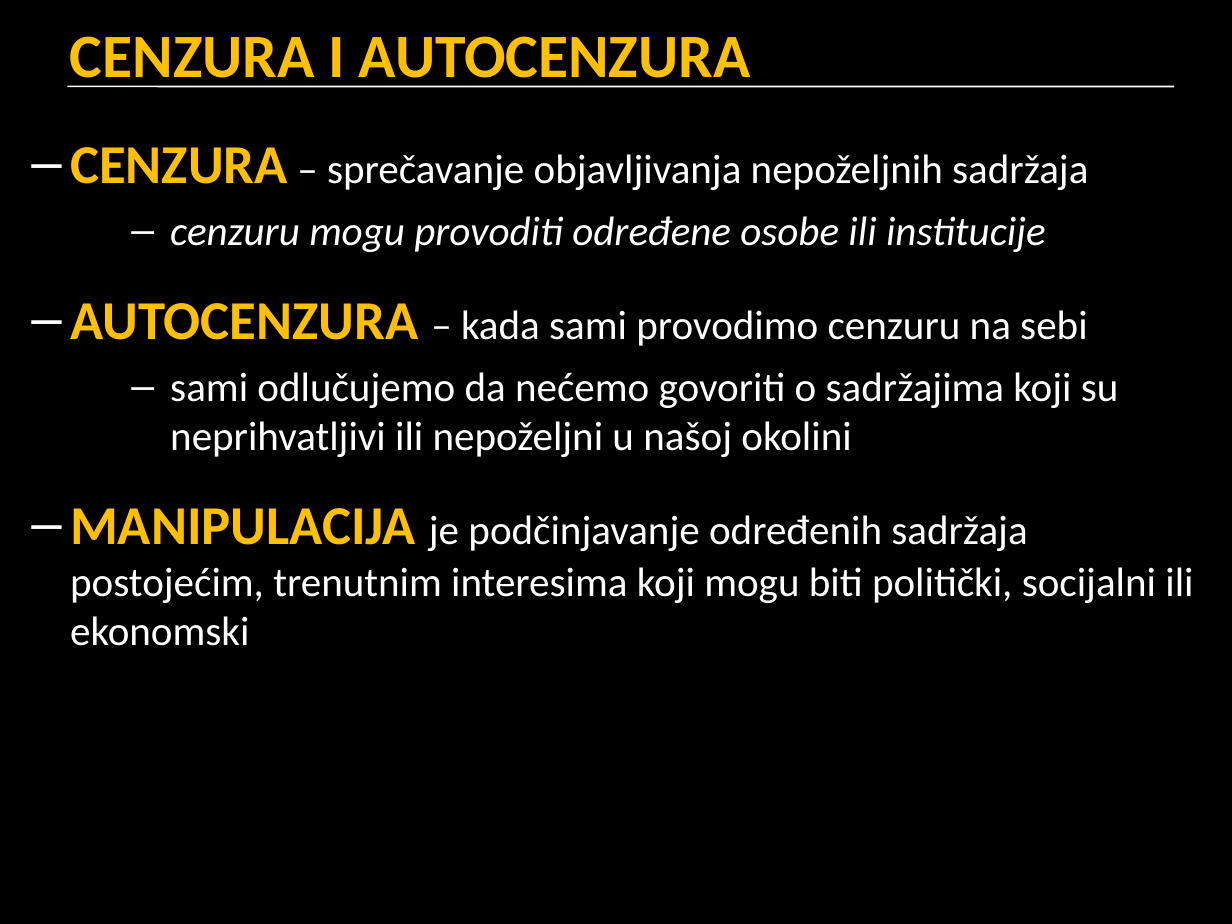
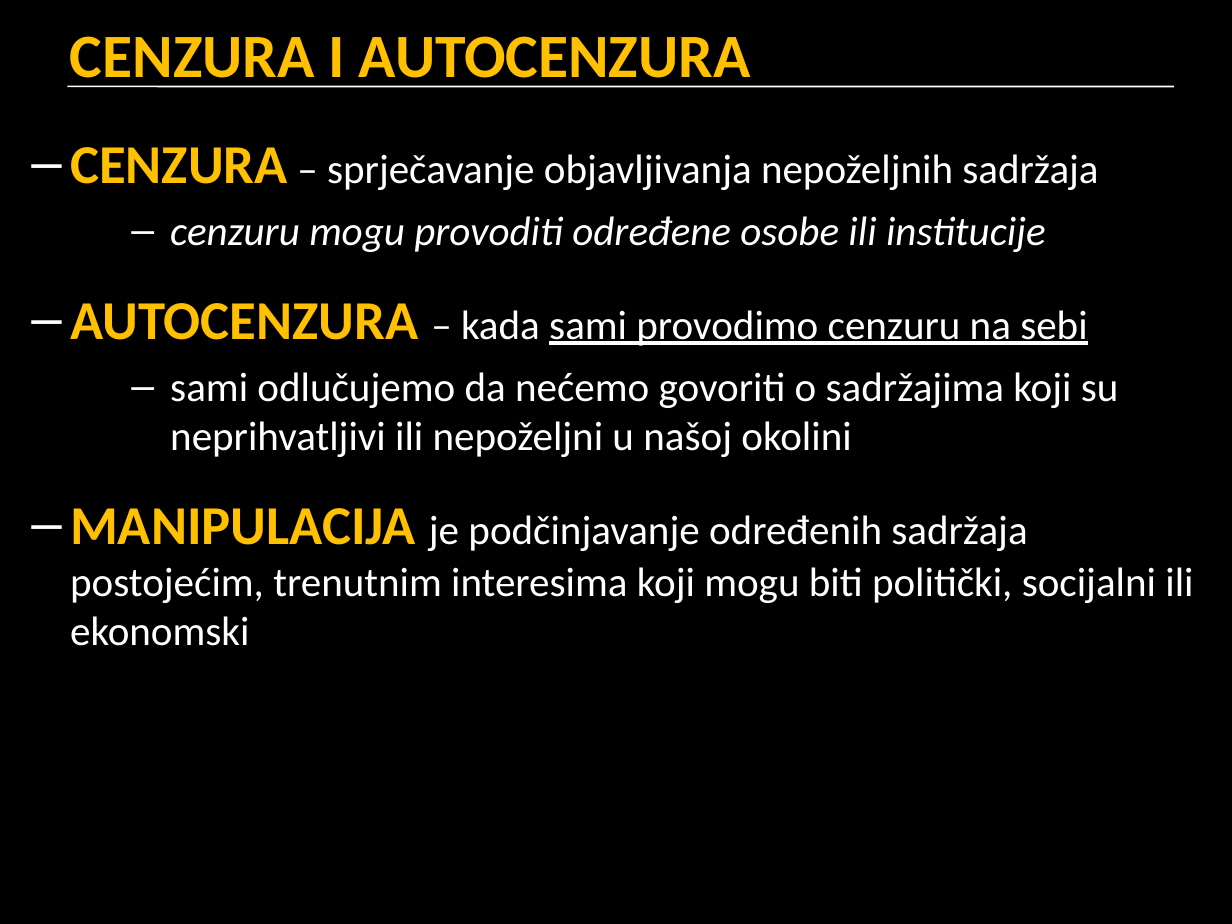
Before and after one commit to cornx/print, a slide deck: slide 34 of data/prezentacije/politika/001_UG_pojam_politike.pptx. Drawn at 1232x924 pixels with LibreOffice and Linux fonts; fonts in the diff are those of the drawing. Boxes give left, top, right and bottom in pixels: in the first picture for what was removed or moved away, otherwise in the second. Text is boxed around its words. In the diff, an @@ line names an element or a change of style, - is before the commit and + after.

```diff
--- a/data/prezentacije/politika/001_UG_pojam_politike.pptx
+++ b/data/prezentacije/politika/001_UG_pojam_politike.pptx
@@ text at box(70, 147, 1098, 190): text changed @@
-– CENZURA – sprečavanje objavljivanja nepoželjnih sadržaja
+– CENZURA – sprječavanje objavljivanja nepoželjnih sadržaja
@@ text at box(70, 303, 1087, 346): underline on in "sami provodimo cenzuru na sebi" @@
```
Also in this commit, not shown: 5 other slides changed.
